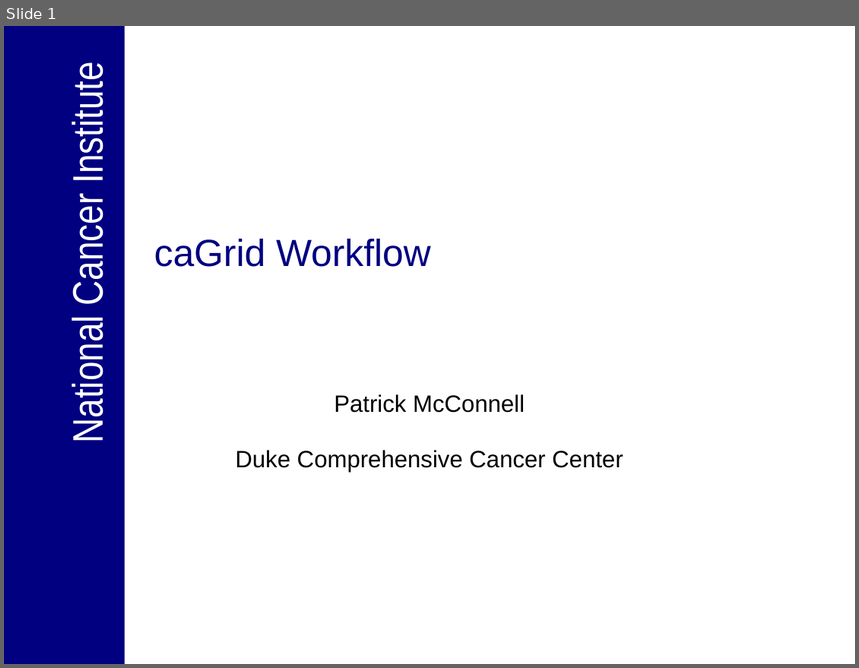
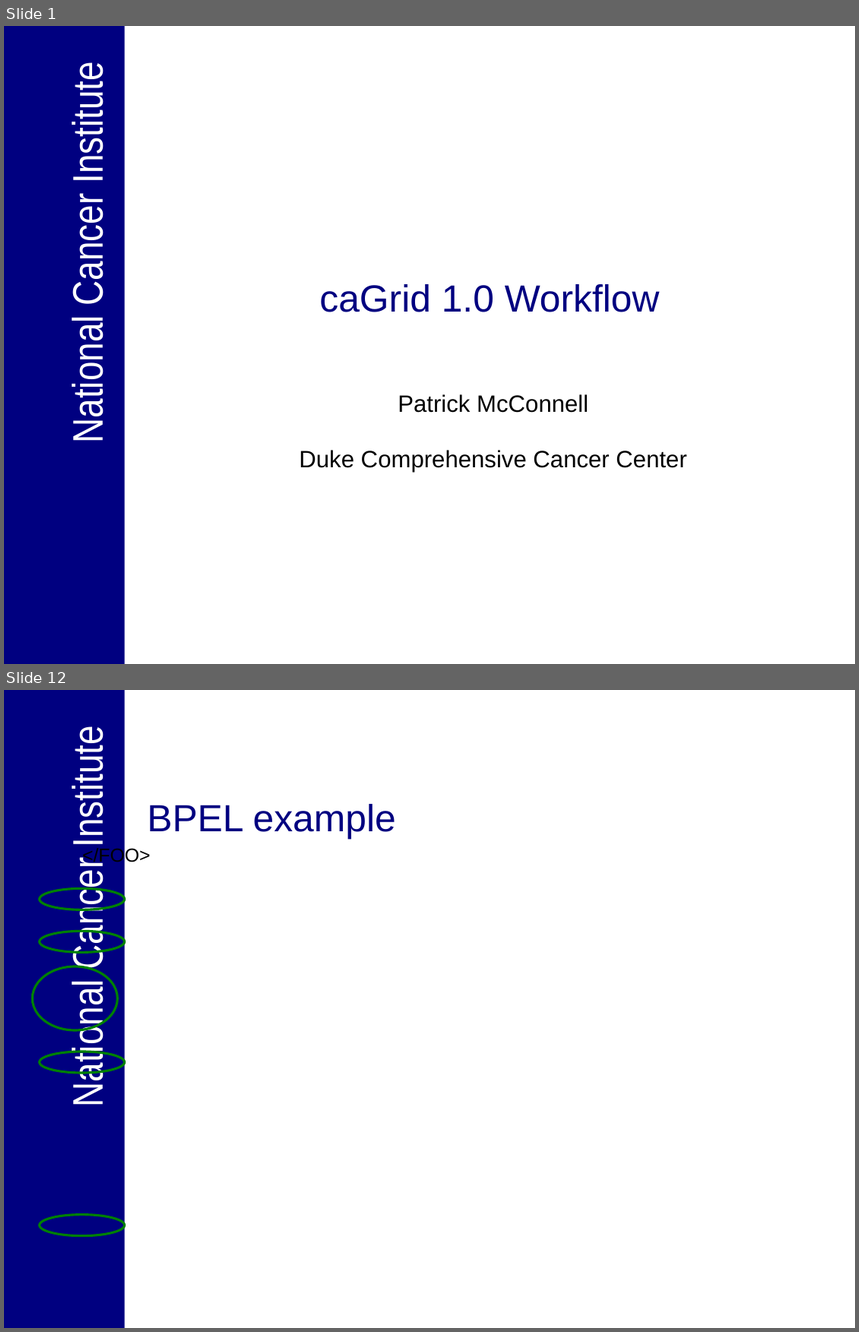
Before and after one commit to NCIP/cagrid-portal, a slide deck: cagrid-1-0/Documentation/presentations/20060918_ICR/workflow_icr_f2f_2006_09_18.ppt. Shown one above the other, each under a label of ours: slide 1 before the commit, slides 1 and 12 after it; the slides between them are not shown. The pictures are 859x668 and 859x1332 pixels, drawn with LibreOffice and Linux fonts; fonts in the diff are those of the drawing; background and template pictures are left out. Boxes give left, top, right and bottom in pixels: in the first picture for what was removed or moved away, otherwise in the second. Text is boxed around its words. In the diff, an @@ line names an element or a change of style, - is before the commit and + after.

```diff
--- a/cagrid-1-0/Documentation/presentations/20060918_ICR/workflow_icr_f2f_2006_09_18.ppt
+++ b/cagrid-1-0/Documentation/presentations/20060918_ICR/workflow_icr_f2f_2006_09_18.ppt
@@ slide 12 added at [4,690,855,1328], background picture (left out); not listed: 2 template elements that a slide beside it also shows @@
@@ title added at [147,804,396,839], 32 pt, text #000080 @@
+BPEL example
@@ text added at [82,847,151,866], 16 pt, text #000000 @@
+</FOO>
@@ ellipse added at [40,888,125,910], outline #008000 2.01 pt @@
@@ ellipse added at [40,931,125,952], outline #008000 2.01 pt @@
@@ ellipse added at [32,967,117,1030], outline #008000 2.01 pt @@
@@ ellipse added at [40,1052,125,1073], outline #008000 2.01 pt @@
@@ ellipse added at [40,1215,125,1236], outline #008000 2.01 pt @@
@@ slide 1 changed as well @@
@@ title at [319,284,660,313]: text changed @@
-caGrid Workflow
+caGrid 1.0 Workflow
@@ subtitle "Patrick McConnell": place and size @@
-subtitle "Patrick McConnell" at [235,395,623,472]
+subtitle "Patrick McConnell" at [299,395,686,472]
```
Also in this commit, not shown: 1 other slide changed, 25 other slides added.
